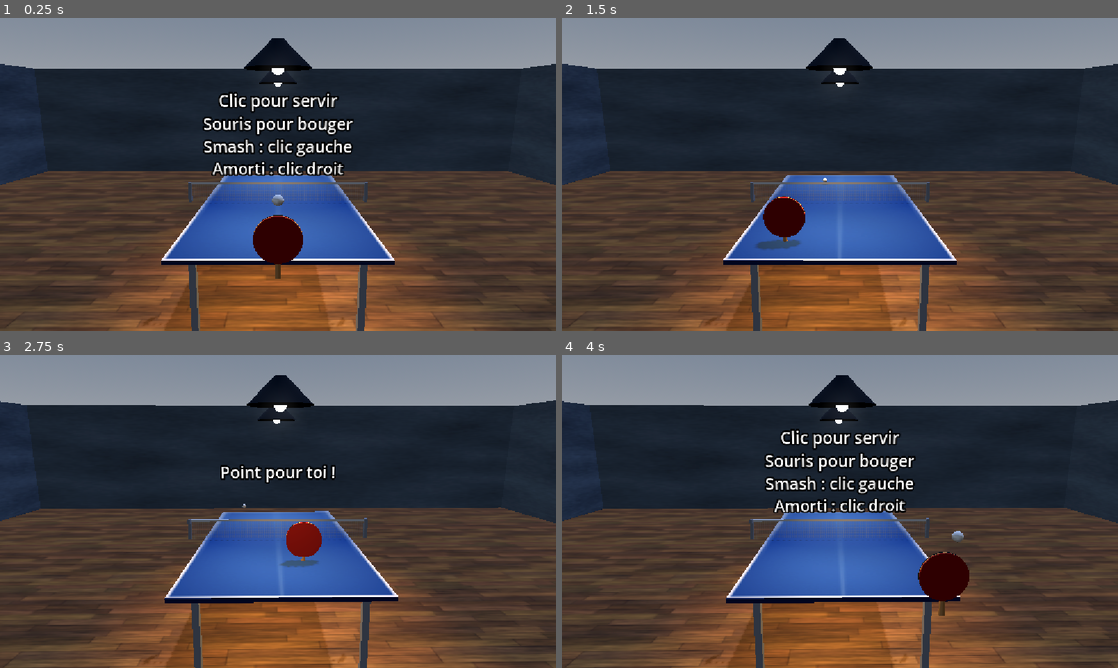
Above: before the commit, frames 1-4 (two rows, left to right).
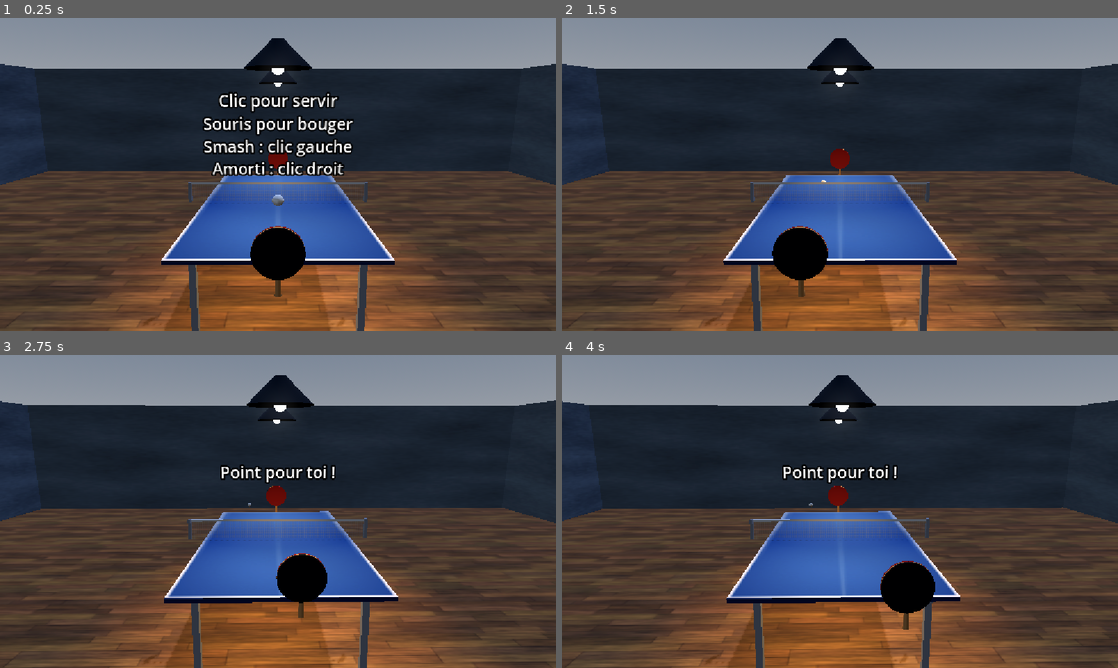
Above: after the commit, the same moments.

Repository: sylvainlap/slapingpong
Game: Godot game, scene res://scenes/main.tscn
Two runs of this game, one before a commit and one after it. Both use one fixed random seed, a clock stepped at 60 frames per second and the inputs below.
Inputs (mouse positions are in pixels of both pictures, inside the frame that each line leads up to):
- Up to frame 1 (0.25 s): no input
- Up to frame 2 (1.5 s): move the mouse to (962, 158) at 0.52 s; click (962, 158) at 0.6 s; move the mouse to (728, 190) at 1.27 s; click (728, 190) at 1.35 s
- Up to frame 3 (2.75 s): move the mouse to (333, 442) at 2.02 s; click (333, 442) at 2.1 s
- Up to frame 4 (4 s): move the mouse to (812, 574) at 2.77 s; click (812, 574) at 2.85 s; tap Enter at 3.5 s; move the mouse to (1006, 558) at 3.52 s; click (1006, 558) at 3.6 s

The runs differ from the first frame. In frame 1, 1.8% of the frame differs, in the area x 45-55%, y 42-90%; in frame 2, 2.7%; in frame 3, 2.1%; in frame 4, 6.4%, in the area x 0-100%, y 6-99%.

Commit message:
feat(game): paddles are smoother

Diff:
--- a/project.godot
+++ b/project.godot
@@ -24,6 +24,53 @@
 
 common/auto_focus_strategy=1
 
+[input]
+
+left_click={
+"deadzone": 0.2,
+"events": [Object(InputEventMouseButton,
+"resource_local_to_scene": false,
+"resource_name": "",
+"device": -1,
+"window_id": 0,
+"alt_pressed": false,
+"shift_pressed": false,
+"ctrl_pressed": false,
+"meta_pressed": false,
+"button_mask": 1,
+"position": Vector2(87, 8),
+"global_position": Vector2(96, 56),
+"factor": 1.0,
+"button_index": 1,
+"canceled": false,
+"pressed": true,
+"double_click": false,
+"script": null
+)]
+}
+right_click={
+"deadzone": 0.2,
+"events": [Object(InputEventMouseButton,
+"resource_local_to_scene": false,
+"resource_name": "",
+"device": -1,
+"window_id": 0,
+"alt_pressed": false,
+"shift_pressed": false,
+"ctrl_pressed": false,
+"meta_pressed": false,
+"button_mask": 2,
+"position": Vector2(123, 8),
+"global_position": Vector2(132, 56),
+"factor": 1.0,
+"button_index": 2,
+"canceled": false,
+"pressed": true,
+"double_click": false,
+"script": null
+)]
+}
+
 [input_devices]
 
 joypads/ignore_joypad_on_unfocused_application=true
--- a/scenes/main.gd
+++ b/scenes/main.gd
@@ -10,24 +10,28 @@
 @export var paddle_z_min: float = 0.3
 # Paddle z max.
 @export var paddle_z_max: float = 1.7
-# Paddle y max.
+# Paddle y.
 @export var paddle_y: float = 0.2
-# Rebound strengh.
-@export var rebound_strengh: float = 0.85
+# Paddle responsiveness
+@export var paddle_responsiveness: float = 18.0
+# Serve strength.
+@export var serve_strength: float = 3.0
+# Rebound strength.
+@export var rebound_strength: float = 0.9
 # Camera shake.
 @export var camera_shake_intensity: float = 0.03
+# Mouse sensitivity
+@export var mouse_sensitivity: float = 0.001
 
 var _state: State = State.SERVE
-# 1 is local player, -1 is the other player
+# 1 is local player, -1 is remote player
 var _server: int = 1
-var _last_hitter: int = 1
-var _player_x: float = 0.0
-var _player_z: float = 0.0
+var _last_hitter: int = 0
+var _local_target_position: Vector3 = Vector3.ZERO
+var _remote_target_position: Vector3 = Vector3.ZERO
 var _ball_position: Vector3 = Vector3.ZERO
 var _ball_velocity: Vector3 = Vector3.ZERO
 var _camera_shake: float = 0.0
-var _mouse_button_left_pressed: bool = false
-var _mouse_button_right_pressed: bool = false
 var _timer: float = 0.0
 var _gravity: float = ProjectSettings.get_setting("physics/3d/default_gravity")
 var _ball_radius: float = 0.03
@@ -36,104 +40,74 @@
 var _serve_bounced: bool = false
 var _already_bounced: bool = false
 var _score: Dictionary = { 1: 0, -1: 0 }
+var _mouse_motion: Vector2 = Vector2.ZERO
 
 @onready var camera_3d: Camera3D = $Camera3D
 @onready var label_3d: Label3D = $Label3D
-@onready var paddle: Node3D = $Paddle
+@onready var paddle_local: Node3D = $PaddleLocal
+@onready var paddle_remote: Node3D = $PaddleRemote
 @onready var ball: Node3D = $Ball
 
 
 func _ready() -> void:
+	Input.mouse_mode = Input.MOUSE_MODE_CAPTURED
 	_reset_serve()
 
 
 func _input(event: InputEvent) -> void:
-	if event is InputEventMouseButton and event.pressed:
-		if event.button_index == MOUSE_BUTTON_LEFT:
-			_mouse_button_left_pressed = true
-		elif event.button_index == MOUSE_BUTTON_RIGHT:
-			_mouse_button_right_pressed = true
+	if event is InputEventMouseMotion and Input.mouse_mode == Input.MOUSE_MODE_CAPTURED:
+		_mouse_motion += event.relative
+
+	if event.is_action_pressed("ui_cancel"):
+		Input.mouse_mode = Input.MOUSE_MODE_VISIBLE
 
 
 func _physics_process(delta: float) -> void:
-	_update_player(delta)
-
-	# TODO: use LimboAI ?
 	match _state:
 		State.SERVE:
-			_serve(delta)
+			_serve_state(delta)
 		State.PLAY:
-			_play(delta)
+			_play_state(delta)
 		State.POINT:
-			_point(delta)
+			_point_state(delta)
 
 	_update_visuals(delta)
-	_mouse_button_left_pressed = false
 
 
 func _reset_serve() -> void:
 	_state = State.SERVE
+
+	_local_target_position = Vector3(0.0, paddle_y, paddle_z_max)
+	_remote_target_position = Vector3(0.0, paddle_y, -paddle_z_max)
+
 	if _server == 1:
 		label_3d.text = "Clic pour servir\nSouris pour bouger\nSmash : clic gauche\nAmorti : clic droit"
 	else:
 		label_3d.text = "L'autre sert..."
-	_timer = 1.0
-
-
-func _update_player(delta: float) -> void:
-	var screen_size_x := get_viewport().get_visible_rect().size.x
-	var screen_size_y := get_viewport().get_visible_rect().size.y
-
-	var x: float = clampf((get_viewport().get_mouse_position().x / screen_size_x), 0.0, 1.0)
-	_player_x = move_toward(_player_x, lerpf(paddle_x_min, paddle_x_max, x), delta * 6.0)
-
-	# fix z when serve
-	if _state == State.SERVE and _server == 1:
-		_player_z = move_toward(_player_z, paddle_z_max * _server, delta * 6.0)
-	else:
-		var z: float = clampf((get_viewport().get_mouse_position().y / screen_size_y), 0.0, 1.0)
-		_player_z = move_toward(_player_z, lerpf(paddle_z_min, paddle_z_max, z), delta * 6.0)
-
-
-func _update_visuals(delta: float) -> void:
-	# paddle position
-	paddle.position = Vector3(_player_x, paddle_y, _player_z)
-
-	# ball position
-	ball.position = _ball_position
-
-	# camera position
-	camera_3d.position.x = lerpf(camera_3d.position.x, _ball_position.x * 0.15, delta * 2.0)
-	camera_3d.look_at(Vector3(0, 0.3, 0))
-
-	# camera shake
-	camera_3d.h_offset = randf_range(-_camera_shake, _camera_shake)
-	camera_3d.v_offset = randf_range(-_camera_shake, _camera_shake)
-	_camera_shake = move_toward(_camera_shake, 0.0, delta * 0.2)
-
-
-func _serve(delta: float) -> void:
+		_timer = 1.0
+
+
+func _serve_state(delta: float) -> void:
 	if _server == 1:
-		_ball_position = Vector3(_player_x, paddle_y + 0.3, paddle_z_max)
-		if _mouse_button_left_pressed:
-			_launch_serve(_player_x)
-	else:
-		_ball_position = Vector3(0.0, paddle_y + 0.3, -paddle_z_max)
+		_ball_position = paddle_local.position
+		_ball_position.y += 0.3
+		if Input.is_action_just_pressed("left_click"):
+			_launch_serve(paddle_local.position.x)
+	elif _server == -1:
+		_ball_position = paddle_remote.position
+		_ball_position.y += 0.3
 		_timer -= delta
 		if _timer <= 0.0:
-			_launch_serve(0.0)
+			_launch_serve(paddle_remote.position.x)
 
 
 func _launch_serve(x: float) -> void:
-	_ball_velocity = Vector3((randf_range(-0.5, 0.5) - x) / 0.95, 0.0, -2.9)
+	_ball_velocity = Vector3((randf_range(-0.5, 0.5) - x) / 0.95, 0.0, serve_strength * -_server)
 	_last_hitter = _server
 	_state = State.PLAY
 	_already_bounced = false
 	_serve_bounced = false
-	#rally = 0
 	label_3d.text = ""
-	#_pop(paddle_p if server == 1 else paddle_a, 40.0)
-	#_sfx_hit(Shot.NORMAL)
 
 
 func _apply_velocity_to_ball(delta: float) -> void:
@@ -144,17 +118,20 @@
 func _table_bounce() -> int:
 	if _ball_velocity.y < 0.0 and _ball_position.y <= _ball_radius and absf(_ball_position.x) <= _table_size_x / 2 and absf(_ball_position.z) <= _table_size_z / 2:
 		_ball_position.y = _ball_radius
-		_ball_velocity.y = -_ball_velocity.y * rebound_strengh
-		_ball_velocity.x *= 0.98
-		_ball_velocity.z *= 0.98
+		_ball_velocity.y = -_ball_velocity.y * rebound_strength
+		_ball_velocity.x *= 0.95
+		_ball_velocity.z *= 0.95
+
+		# return table side
 		if _ball_position.z > 0.0:
 			return 1
 		else:
 			return -1
-	return 0
-
-
-func _play(delta: float) -> void:
+	else:
+		return 0
+
+
+func _play_state(delta: float) -> void:
 	_apply_velocity_to_ball(delta)
 
 	var bounced: int = _table_bounce()
@@ -188,7 +165,7 @@
 		label_3d.text = "Point pour l'IA"
 
 
-func _point(delta: float) -> void:
+func _point_state(delta: float) -> void:
 	_timer -= delta
 	if _timer <= 0.0:
 		_update_server()
@@ -201,3 +178,30 @@
 		_server = -_server
 	else:
 		_server = _server
+
+
+func _update_visuals(delta: float) -> void:
+	# paddle positions
+	_local_target_position.x = clampf(_local_target_position.x + _mouse_motion.x * mouse_sensitivity, paddle_x_min, paddle_x_max)
+	# fix z when serve
+	if _state == State.SERVE and _server == 1:
+		_local_target_position.z = paddle_z_max
+	else:
+		_local_target_position.z = clampf(_local_target_position.z + _mouse_motion.y * mouse_sensitivity, paddle_z_min, paddle_z_max)
+	# reset mouse motion
+	_mouse_motion = Vector2.ZERO
+	# responsiveness
+	var weight: float = 1.0 - exp(-paddle_responsiveness * delta)
+	paddle_local.position = paddle_local.position.lerp(_local_target_position, weight)
+
+	# ball position
+	ball.position = _ball_position
+
+	# camera position
+	camera_3d.position.x = lerpf(camera_3d.position.x, _ball_position.x * 0.15, delta * 2.0)
+	camera_3d.look_at(Vector3(0, 0.3, 0))
+
+	# camera shake
+	camera_3d.h_offset = randf_range(-_camera_shake, _camera_shake)
+	camera_3d.v_offset = randf_range(-_camera_shake, _camera_shake)
+	_camera_shake = move_toward(_camera_shake, 0.0, delta * 0.2)
--- a/scenes/main.tscn
+++ b/scenes/main.tscn
@@ -94,7 +94,11 @@
 
 [node name="Table" parent="." unique_id=1184491034 instance=ExtResource("4_jyhfs")]
 
-[node name="Paddle" parent="." unique_id=1066392889 instance=ExtResource("6_o6xl0")]
+[node name="PaddleLocal" parent="." unique_id=1066392889 instance=ExtResource("6_o6xl0")]
+transform = Transform3D(-1, 0, -8.742278e-08, 0, 1, 0, 8.742278e-08, 0, -1, 0, 0.2, 1.7)
+
+[node name="PaddleRemote" parent="." unique_id=106906390 instance=ExtResource("6_o6xl0")]
+transform = Transform3D(1, 0, 0, 0, 1, 0, 0, 0, 1, 0, 0.2, -1.7)
 
 [node name="Ball" parent="." unique_id=110802111 instance=ExtResource("6_tefeu")]
 
